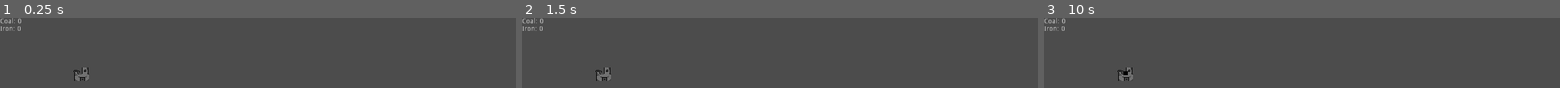
Above: before the commit, frames 1-3 (left to right).
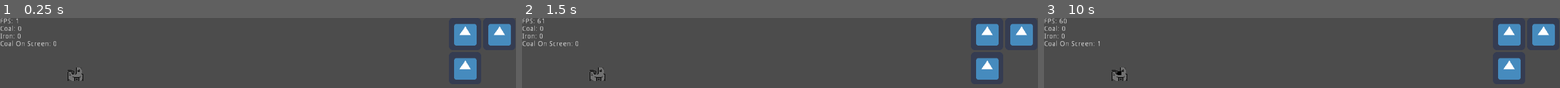
Above: after the commit, the same moments.

Repository: chrisgw4/Factory-Game-Godot
Game: Godot game, scene res://scenes/World.tscn
Two runs of this game, one before a commit and one after it. Both use one fixed random seed, a clock stepped at 60 frames per second and the inputs below. The engine's default icon, where the game draws it, is replaced by a stand-in: a white triangle on a blue panel in a dark square.
Inputs (mouse positions are in pixels of both pictures, inside the frame that each line leads up to):
- Up to frame 1 (0.25 s): no input
- Up to frame 2 (1.5 s): click (986, 34) at 0.52 s; click (1022, 34) at 1.27 s
- Up to frame 3 (10 s): click (1508, 68) at 2.02 s; click (1508, 34) at 2.77 s; click (1544, 34) at 3.52 s; click (1508, 68) at 4.27 s; click (1508, 34) at 5.02 s; click (1544, 34) at 5.77 s; click (1508, 68) at 6.52 s; tap Enter at 7.25, 8.75 s; move the mouse to (outside the picture) at 7.27 s; click (outside the picture) at 7.42 s; tap Space at 8, 9.5 s; move the mouse to (outside the picture) at 8.02 s; click (outside the picture) at 8.17 s; move the mouse to (outside the picture) at 8.77 s; click (outside the picture) at 8.92 s; move the mouse to (outside the picture) at 9.52 s; click (outside the picture) at 9.67 s

The runs differ from the first frame. In frame 1, 5.3% of the frame differs, in the area x 0-99%, y 0-90%; in frame 2, 5.3%; in frame 3, 5.3%.
Error after the commit: Invalid get index '2' (on base: 'Dictionary'). (res://scripts/GUI/Factory)

Commit message:
updated some code
added a button selector so you can choose which factory to place. Time changed to subtract the time it takes in case fps drops and more than 10 secs passed will still produce the correct amount. Added TileMap to place factories on a grid

Diff:
--- a/scenes/World.tscn
+++ b/scenes/World.tscn
@@ -1,20 +1,53 @@
-[gd_scene load_steps=4 format=2]
+[gd_scene load_steps=7 format=2]
 
 [ext_resource path="res://scenes/factory/coal_factory/Coal_Factory.tscn" type="PackedScene" id=1]
 [ext_resource path="res://scripts/world/World.gd" type="Script" id=2]
 [ext_resource path="res://scenes/player/Player.tscn" type="PackedScene" id=3]
+[ext_resource path="res://icon.png" type="Texture" id=4]
+[ext_resource path="res://scripts/world/world_tilemap.gd" type="Script" id=5]
+[ext_resource path="res://scripts/GUI/Factory Selector.gd" type="Script" id=6]
 
 [node name="World" type="Node2D"]
 script = ExtResource( 2 )
+
+[node name="TileMap" type="TileMap" parent="."]
+cell_size = Vector2( 32, 32 )
+format = 1
+script = ExtResource( 5 )
 
 [node name="CanvasLayer" type="CanvasLayer" parent="."]
 layer = 128
 
 [node name="Resources_Label" type="RichTextLabel" parent="CanvasLayer"]
-margin_right = 77.0
+margin_right = 401.0
 margin_bottom = 40.0
 fit_content_height = true
 scroll_active = false
+
+[node name="Factory Selector" type="GridContainer" parent="CanvasLayer"]
+margin_left = 891.0
+margin_right = 947.0
+margin_bottom = 600.0
+size_flags_horizontal = 0
+columns = 2
+script = ExtResource( 6 )
+
+[node name="Coal_Button" type="TextureButton" parent="CanvasLayer/Factory Selector"]
+margin_right = 64.0
+margin_bottom = 64.0
+texture_normal = ExtResource( 4 )
+
+[node name="TextureButton2" type="TextureButton" parent="CanvasLayer/Factory Selector"]
+margin_left = 68.0
+margin_right = 132.0
+margin_bottom = 64.0
+texture_normal = ExtResource( 4 )
+
+[node name="TextureButton3" type="TextureButton" parent="CanvasLayer/Factory Selector"]
+margin_top = 68.0
+margin_right = 64.0
+margin_bottom = 132.0
+texture_normal = ExtResource( 4 )
 
 [node name="Player" parent="." instance=ExtResource( 3 )]
 
@@ -23,4 +56,4 @@
 [node name="Factories" type="Node2D" parent="."]
 
 [node name="Coal_Factory" parent="Factories" instance=ExtResource( 1 )]
-position = Vector2( 162, 110 )
+position = Vector2( 150, 110 )
--- /dev/null
+++ b/scripts/GUI/Factory Selector.gd
@@ -0,0 +1,26 @@
+extends GridContainer
+
+
+var selected_button_index = -1
+var dict:Dictionary = {0:"res://scenes/factory/coal_factory/Coal_Factory.tscn"}
+
+
+# Called when the node enters the scene tree for the first time.
+func _ready():
+	pass # Replace with function body.
+
+func _input(event):
+	var index = 0
+	for child in self.get_children():
+		if child.pressed:
+			print('cheese' + str(index))
+			selected_button_index = index
+		index+=1
+
+func _get_factory_type():
+	if selected_button_index != -1:
+		return load(dict[selected_button_index])
+
+# Called every frame. 'delta' is the elapsed time since the previous frame.
+#func _process(delta):
+#	pass
--- a/scripts/factory/Coal_Factory.gd
+++ b/scripts/factory/Coal_Factory.gd
@@ -20,8 +20,9 @@
 
 	var tween:Tween = resource.get_node("Tween")
 
-	resource.go_position.x = self.global_position.x+RNG.randi_range(-40,40)
-	resource.go_position.y = self.global_position.y+RNG.randi_range(-40,40)
+	while resource.go_position == Vector2(0,0) or self.global_position.distance_to(resource.go_position) > 40:
+		resource.go_position.x = self.global_position.x+RNG.randi_range(-40,40)
+		resource.go_position.y = self.global_position.y+RNG.randi_range(-40,40)
 
 	resource.global_position = self.global_position
 
--- a/scripts/factory/Factory.gd
+++ b/scripts/factory/Factory.gd
@@ -15,7 +15,7 @@
 
 
 func spawn_resource():
-	if self.produced_resource == null:
+	if self.produced_resource == "":
 		return
 
 
--- a/scripts/resource/Resource.gd
+++ b/scripts/resource/Resource.gd
@@ -5,7 +5,7 @@
 var resource_index = null
 var go_position = Vector2(0,0)
 var at_position = false
-var tween = get_child(0)
+onready var tween = get_child(0)
 
 
 
--- a/scripts/world/World.gd
+++ b/scripts/world/World.gd
@@ -8,6 +8,7 @@
 onready var resources = get_node("Resources")
 onready var player = get_node("Player")
 onready var resources_text = get_node("CanvasLayer/Resources_Label")
+onready var tile_map = get_node("TileMap")
 
 # Called when the node enters the scene tree for the first time.
 func _ready():
@@ -26,9 +27,9 @@
 
 		if f.time_counter >= f.production_speed:
 			f.spawn_resource()
-			f.time_counter = 0
+			f.time_counter -= f.production_speed
 
-func _collect_resources(delta:float, mouse_coords:Vector2):
+func _collect_resources(mouse_coords:Vector2):
 	for r in resources.get_children():
 		if mouse_coords.distance_to(r.global_position) <= 5:
 			r.queue_free()
@@ -41,13 +42,41 @@
 			r.tween.start()
 
 
+func _spawn_factory():
+	if(tile_map.clicked_cell != null):
+		tile_map.get_cell(tile_map.clicked_cell.x, tile_map.clicked_cell.y)
+		var f = load("res://scenes/factory/coal_factory/Coal_Factory.tscn").instance()
+		f.global_position = tile_map.tile_center_pos
+		self.get_node("Factories").add_child(f)
+
+
+#func _input(event):
+#	if event is InputEventMouseButton:
+#		var pos = event.position
+#		if event.pressed:
+#			print("Mouse Click at: ", pos)
+#			var tilemap = $TileMap
+#			var tile_pos = tilemap.world_to_map(pos)
+#			var cell = tilemap.get_cellv(tile_pos)
+#			#tilemap.
+#			# if cell == 3: # thetilesets tile id
+#			#   tilemap.set_cellv(tile_pos, 4)
+#			print("TM pos: ", pos)
+#			print("cell: ", cell)
+#
+#		else:
+#			print("Mouse Unclick at: ", pos)
+
 # Called every frame. 'delta' is the elapsed time since the previous frame.
 func _process(delta):
 	var mouse_coords = get_viewport().get_mouse_position()
-	_collect_resources(delta, mouse_coords)
+
+	#spawn_factory()
+
+	_collect_resources(mouse_coords)
 	_update_factories(delta)
 
-	resources_text.text = "Coal: " + str(player.resources[0]) + '\n' + "Iron: " + str(player.resources[1])
-
+	resources_text.text = "FPS: " + str(Engine.get_frames_per_second()) + "\n" + "Coal: " + str(player.resources[0]) + '\n' + "Iron: " + str(player.resources[1])
+	resources_text.text += "\n" + "Coal On Screen: " + str(resources.get_child_count())
 	#print(get_child_count())
 	#print(player.resources[0])
--- /dev/null
+++ b/scripts/world/world_tilemap.gd
@@ -0,0 +1,42 @@
+extends TileMap
+
+var clicked_cell = null
+var tile_center_pos = null
+
+onready var factory_selector = get_parent().get_node("CanvasLayer/Factory Selector")
+
+func _unhandled_input(event):
+	if event is InputEventMouseButton:
+		if event.button_index == BUTTON_LEFT and event.pressed:
+			self.clicked_cell = world_to_map(event.position)
+			self.tile_center_pos = map_to_world(self.clicked_cell) + cell_size / 2
+
+			for factory in get_parent().get_node("Factories").get_children():
+				if factory.global_position == self.tile_center_pos:
+					print("fail")
+					return
+
+			_spawn_factory()
+
+
+func _spawn_factory():
+	if(self.clicked_cell != null and get_parent().get_node("CanvasLayer/Factory Selector").selected_button_index != -1):
+		#self.get_cell(tile_map.clicked_cell.x, tile_map.clicked_cell.y)
+		var f = factory_selector._get_factory_type().instance()
+		f.global_position = self.tile_center_pos
+		self.get_parent().get_node("Factories").add_child(f)
+
+
+# Declare member variables here. Examples:
+# var a = 2
+# var b = "text"
+
+
+# Called when the node enters the scene tree for the first time.
+func _ready():
+	pass # Replace with function body.
+
+
+# Called every frame. 'delta' is the elapsed time since the previous frame.
+#func _process(delta):
+#	pass
Not shown, added: .DS_Store
